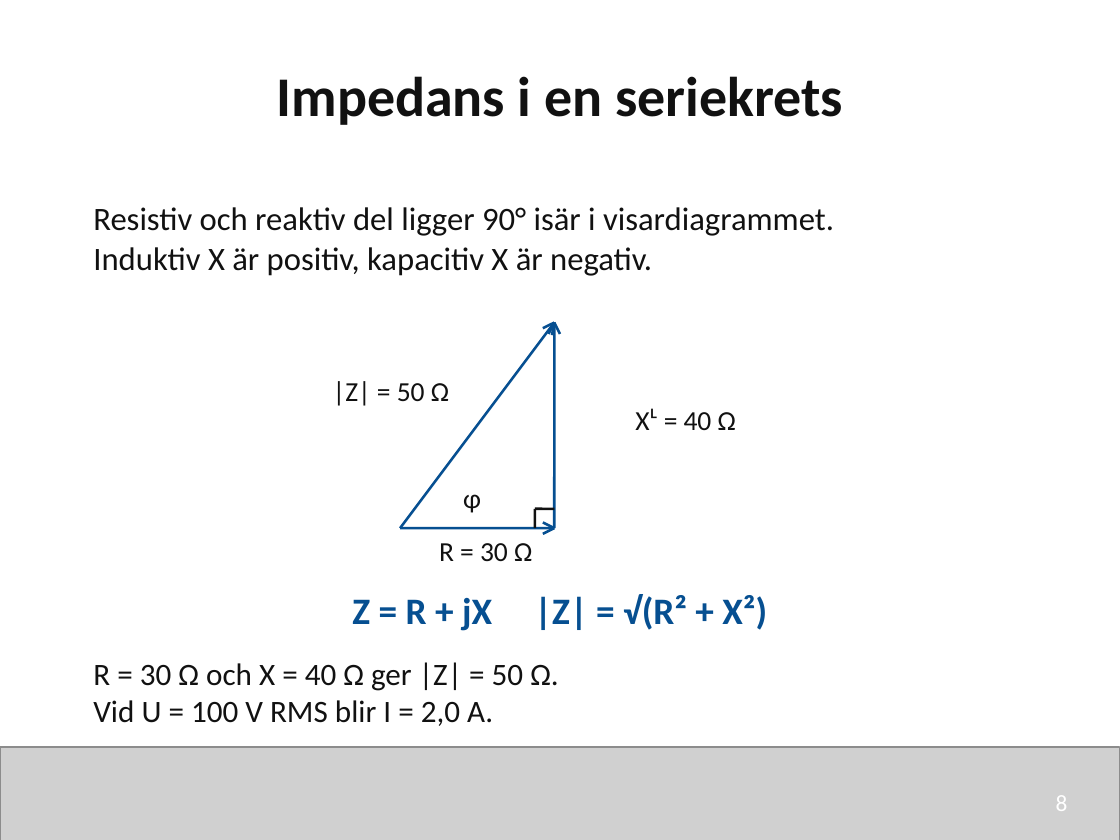
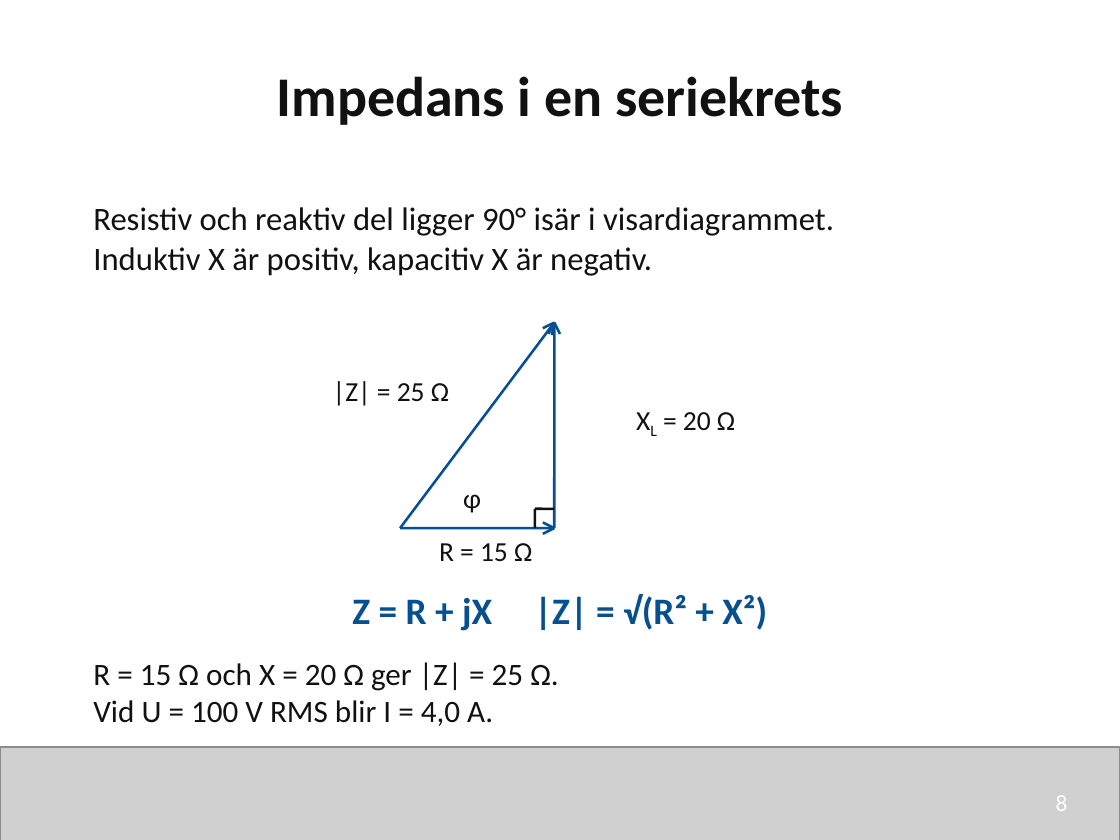
Before and after one commit to nj22az/nj22az.github.io, a slide deck: slide 8 of sjoskolan/vecka-40/aktuell/v40_02_Reaktans_och_impedans_elev.pptx. Drawn at 1120x840 pixels with LibreOffice and Linux fonts; fonts in the diff are those of the drawing; grey boxes stand for pictures. Boxes give left, top, right and bottom in pixels: in the first picture for what was removed or moved away, otherwise in the second. Text is boxed around its words. In the diff, an @@ line names an element or a change of style, - is before the commit and + after.

```diff
--- a/sjoskolan/vecka-40/aktuell/v40_02_Reaktans_och_impedans_elev.pptx
+++ b/sjoskolan/vecka-40/aktuell/v40_02_Reaktans_och_impedans_elev.pptx
@@ text at (x1=333, y1=381, x2=449, y2=406): text changed @@
-|Z| = 50 Ω
+|Z| = 25 Ω
@@ text at (x1=683, y1=412, x2=735, y2=430): text changed @@
-Xᴸ = 40 Ω
+XL = 20 Ω
@@ text at (x1=439, y1=543, x2=532, y2=561): text changed @@
-R = 30 Ω
+R = 15 Ω
@@ text at (x1=93, y1=662, x2=559, y2=726): text changed @@
-R = 30 Ω och X = 40 Ω ger |Z| = 50 Ω.
-Vid U = 100 V RMS blir I = 2,0 A.
+R = 15 Ω och X = 20 Ω ger |Z| = 25 Ω.
+Vid U = 100 V RMS blir I = 4,0 A.
```
Also in this commit, not shown: 28 other slides changed, 12 other files.
